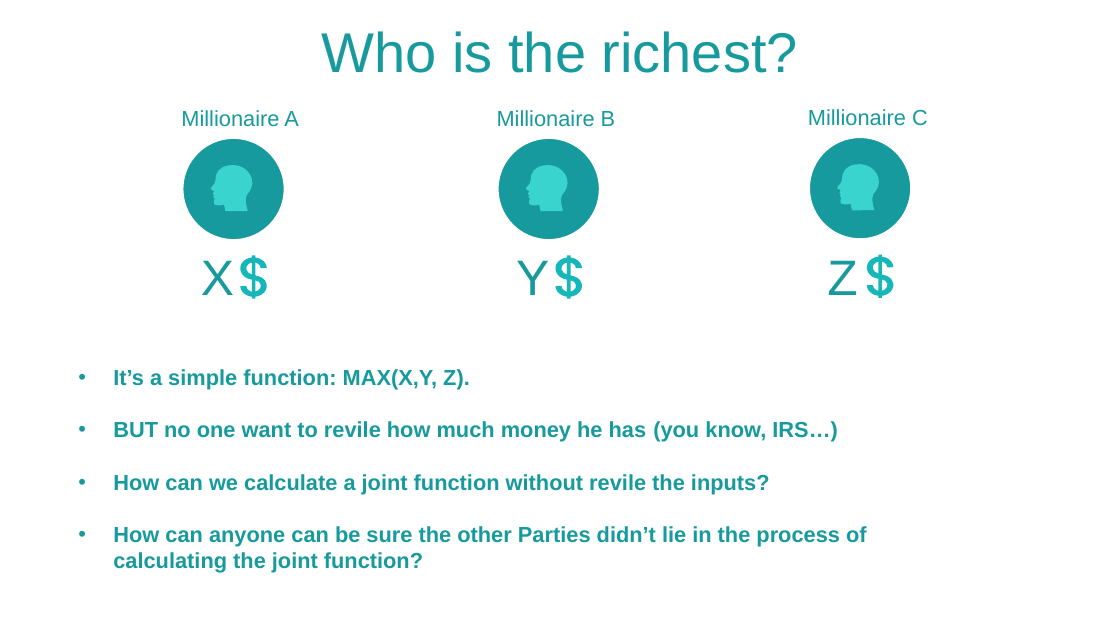
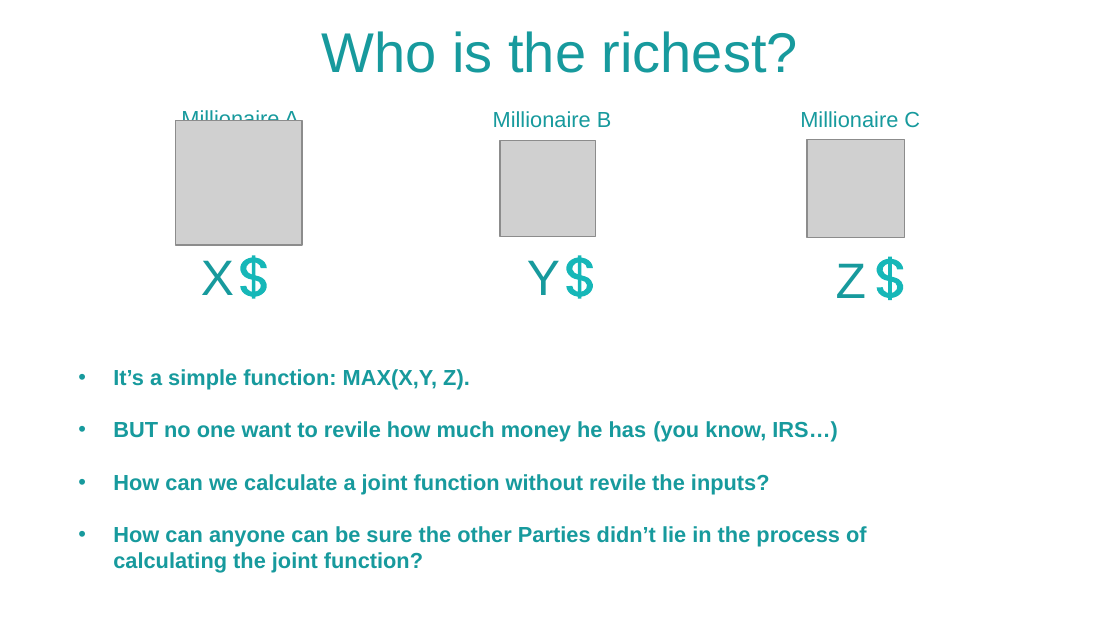
Before and after one commit to sarganio/Final-Project, a slide deck: slide 3 of Final Project.pptx. Drawn at 1120x630 pixels with LibreOffice and Linux fonts; fonts in the diff are those of the drawing; grey boxes stand for pictures; background and template pictures are left out. Boxes give left, top, right and bottom in pixels: in the first picture for what was removed or moved away, otherwise in the second. Text is boxed around its words. In the diff, an @@ line names an element or a change of style, - is before the commit and + after.

```diff
--- a/Final Project.pptx
+++ b/Final Project.pptx
@@ text "Millionaire B": place and size @@
-text "Millionaire B" at [497, 110, 616, 127]
+text "Millionaire B" at [493, 111, 612, 128]
@@ text "Millionaire C": place and size @@
-text "Millionaire C" at [808, 109, 928, 126]
+text "Millionaire C" at [800, 111, 920, 128]
@@ picture added at [176, 121, 302, 245] @@
@@ ellipse removed at [181, 138, 284, 241] @@
@@ ellipse removed at [497, 138, 600, 241] @@
@@ picture added at [501, 141, 596, 236] @@
@@ picture added at [806, 140, 904, 237] @@
@@ ellipse removed at [809, 137, 912, 240] @@
@@ freeform shape removed at [211, 165, 252, 211] @@
@@ freeform shape removed at [218, 162, 254, 195] @@
@@ freeform shape removed at [526, 165, 568, 211] @@
@@ freeform shape removed at [533, 162, 569, 195] @@
@@ freeform shape removed at [838, 165, 879, 211] @@
@@ freeform shape removed at [844, 161, 881, 194] @@
@@ text "Z": place and size @@
-text "Z" at [827, 260, 857, 295]
+text "Z" at [836, 263, 866, 298]
@@ 2 freeform shapes, 1 text: place and size @@
-2 freeform shapes, 1 text at [516, 254, 894, 299]
+2 freeform shapes, 1 text at [527, 255, 904, 300]
```
Also in this commit, not shown: 6 other slides changed, 1 slide added, 2 slides removed, 6 other files.
